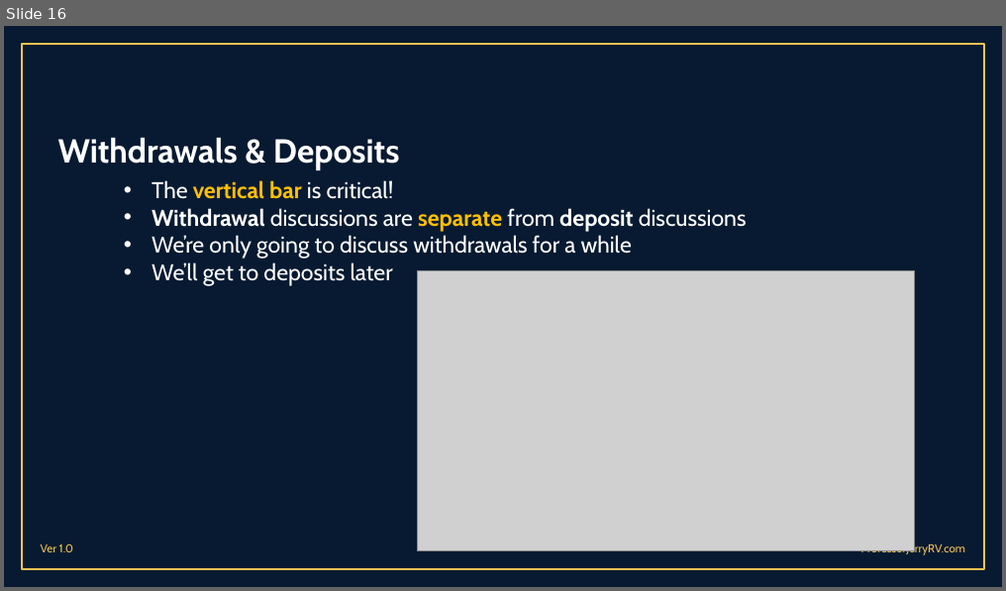
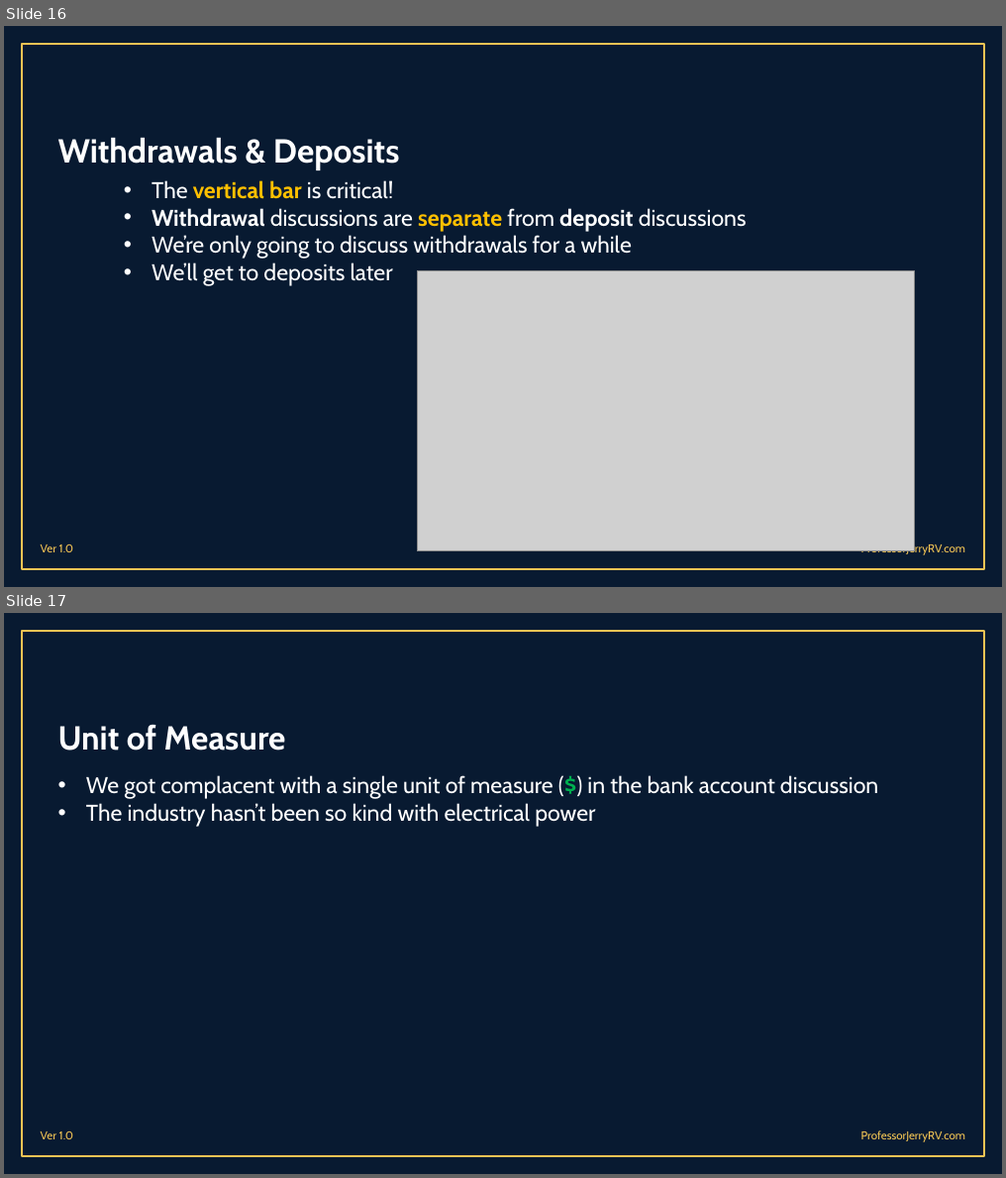
Before and after one commit to malcolmbss/ProfessorJerryRV, a slide deck: Presentations/RV Electrical Systems 101 - Part 1.pptx. Shown one above the other, each under a label of ours: slide 16 before the commit, slides 16 and 17 after it. The pictures are 1006x591 and 1006x1178 pixels, drawn with LibreOffice and Linux fonts; fonts in the diff are those of the drawing; grey boxes stand for pictures; background and template pictures are left out. Boxes give left, top, right and bottom in pixels: in the first picture for what was removed or moved away, otherwise in the second. Text is boxed around its words. In the diff, an @@ line names an element or a change of style, - is before the commit and + after.

```diff
--- a/Presentations/RV Electrical Systems 101 - Part 1.pptx
+++ b/Presentations/RV Electrical Systems 101 - Part 1.pptx
@@ slide 17 added at (x1=4, y1=613, x2=1002, y2=1174), background #081A31; not listed: 3 template elements that a slide beside it also shows @@
@@ title added at (x1=58, y1=724, x2=286, y2=751), 32 pt, text #FFFFFF, bold @@
+Unit of Measure
@@ text added at (x1=86, y1=775, x2=878, y2=827), 22 pt, text #FFFFFF @@
+• We got complacent with a single unit of measure ($) in the bank account discussion
+• The industry hasn’t been so kind with electrical power
```
Also in this commit, not shown: 2 slides changed, 10 other slides added, 7 other files.
